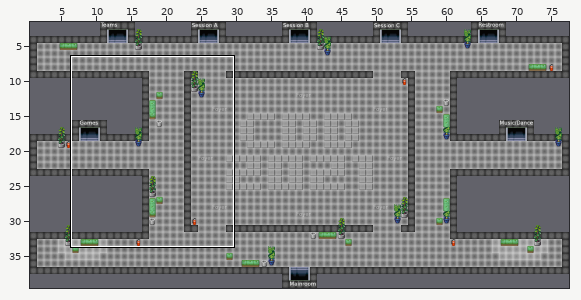
Level history. Tiled map (JSON): maps/foyer.json. The picture above shows the old version from afar; the outline marks the close-up.
Close-up. Earlier state:
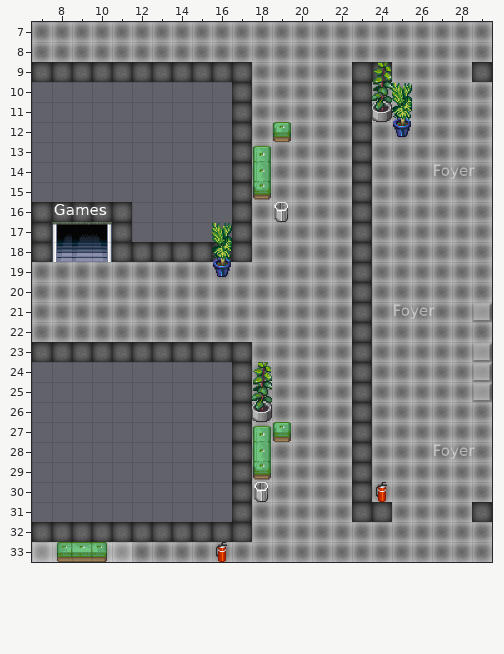
Cells are 32x32 px. Shown: x 7..29, y 7..33. The commit also changed other parts of the map, which this record leaves out.
And afterwards:
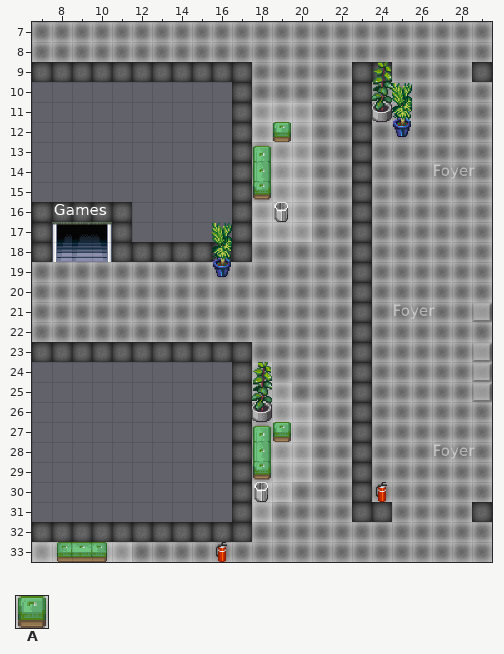
Key: from "floortileset": A 52.
_ is an empty cell, . an unchanged one.
Tiles of an added or newly shown layer are drawn over the layers below it.
See-through tiles are keyed as they look on the map.
Difference:
--- layer "jitsi_5" (added)
@@ x 18..20 @@
-11 ___
-12 ___
-13 .__
-14 .__
-15 .__
-16 ___
-17 ___
+11 AAA
+12 AAA
+13 .AA
+14 .AA
+15 .AA
+16 AAA
+17 AAA
--- layer "jitsi_3" (added)
@@ x 18..20 @@
-24 _..
-25 __.
-26 .__
-27 .__
-28 .__
-29 .__
-30 __.
-31 _..
+24 A..
+25 AA.
+26 .AA
+27 .AA
+28 .AA
+29 .AA
+30 AA.
+31 A..
